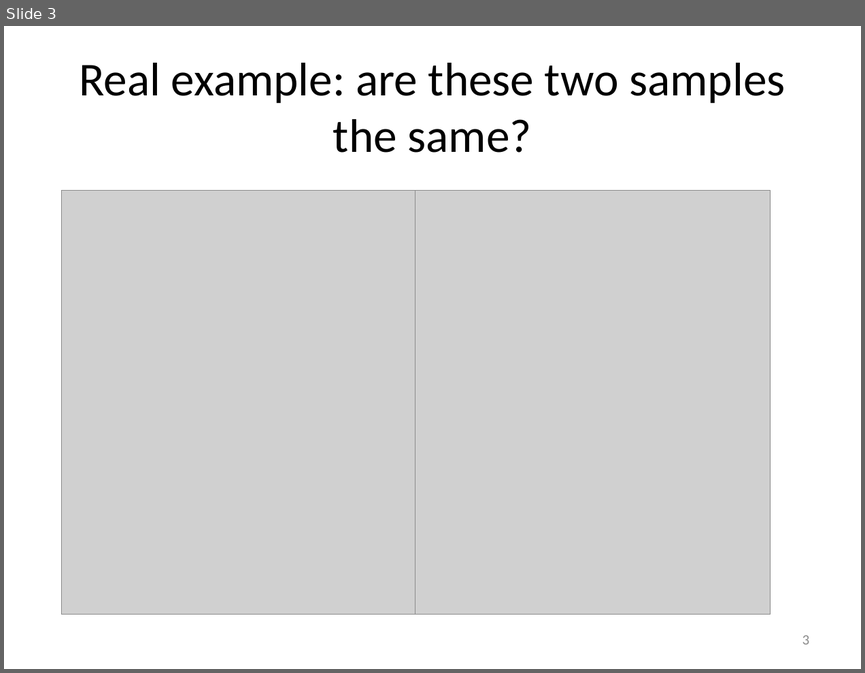
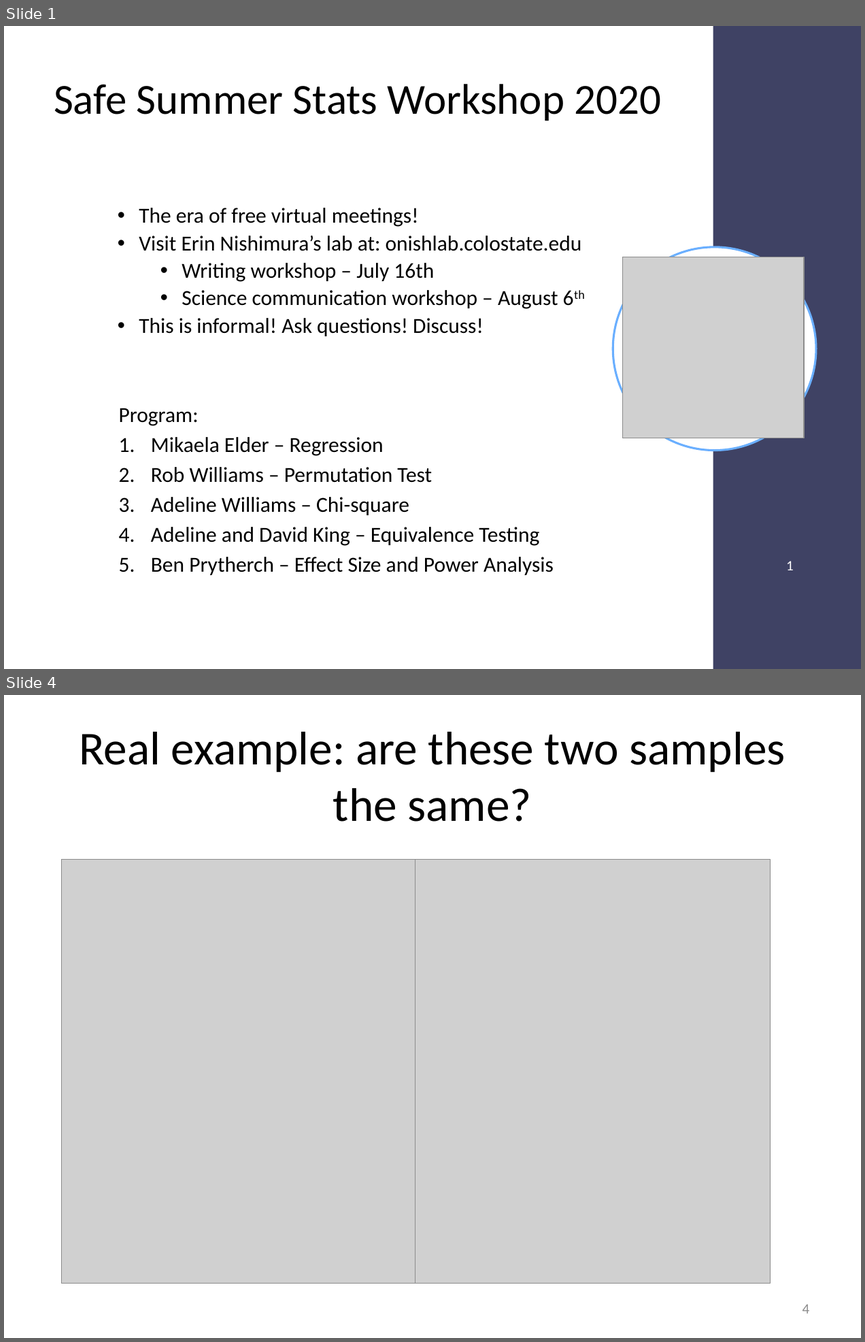
Before and after one commit to meekrob/stats_workshop_2020, a slide deck: adeline/Adeline_TOST_edit.pptx. Shown one above the other, each under a label of ours: slide 3 before the commit, slides 1 and 4 after it; the slides between them are not shown. The pictures are 865x673 and 865x1342 pixels, drawn with LibreOffice and Linux fonts; fonts in the diff are those of the drawing; grey boxes stand for pictures. Boxes give left, top, right and bottom in pixels: in the first picture for what was removed or moved away, otherwise in the second. Text is boxed around its words. In the diff, an @@ line names an element or a change of style, - is before the commit and + after.

Commit message:
Added Workshop intro slide

```diff
--- a/adeline/Adeline_TOST_edit.pptx
+++ b/adeline/Adeline_TOST_edit.pptx
@@ slide 1 added at [4, 26, 861, 669], background #FFFFFF @@
@@ rectangle added at [713, 26, 861, 669], fill #3F4264 @@
@@ title added at [54, 84, 661, 121], 36 pt, text #000000 @@
+Safe Summer Stats Workshop 2020
@@ text added at [139, 208, 582, 336], 18 pt, text #000000 @@
+• The era of free virtual meetings!
+• Visit Erin Nishimura’s lab at: onishlab.colostate.edu
+  • Writing workshop – July 16th
+  • Science communication workshop – August 6th
+• This is informal! Ask questions! Discuss!
@@ ellipse added at [613, 247, 816, 450], fill #FFFFFF, outline #6AAFFF 1.75 pt @@
@@ picture added at [623, 257, 804, 438] @@
@@ text added at [119, 407, 553, 575], 18 pt, text #000000 @@
+Program:
+1. Mikaela Elder – Regression
+2. Rob Williams – Permutation Test
+3. Adeline Williams – Chi-square
+4. Adeline and David King – Equivalence Testing
+5. Ben Prytherch – Effect Size and Power Analysis
@@ page number added at [786, 560, 793, 570], 12 pt, text #FFFFFF @@
+1
@@ what was slide 3 is now slide 4 @@
@@ page number at [802, 1304, 810, 1313]: text changed @@
-3
+4
```
Also in this commit, not shown: 3 slides changed.
